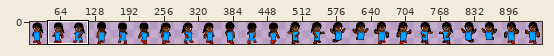
Sprite sheet, stored at graphics/sprite-blue-dress-girl.png. Above, an overview of the earlier version with the close-up marked.
Close-up. As it was:
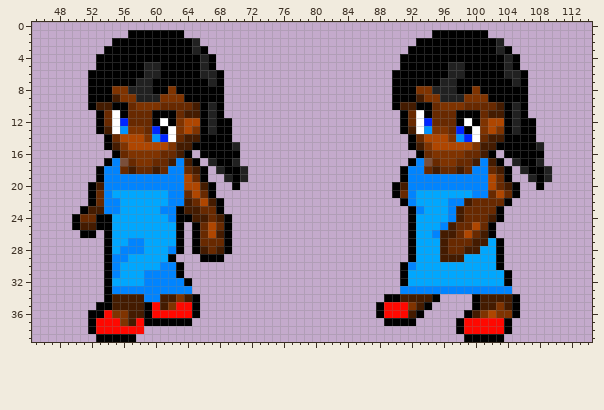
The file is 960x40 pixels. Colours within 5 levels of each other are drawn and written as one. Shown: x 45..114, y 0..39. The wide view leaves out empty margins.
Now the later version:
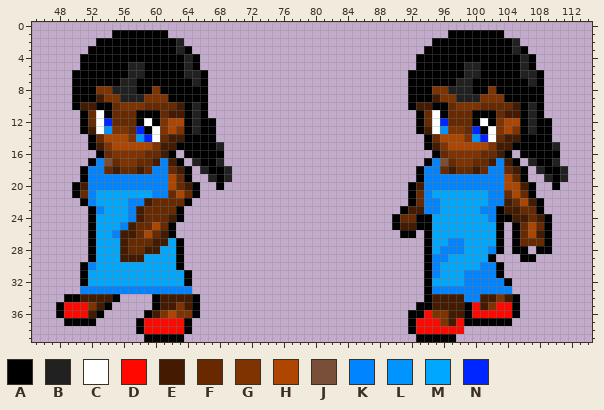
Palette (. is transparent): A #000000  B #212121  C #ffffff  D #ff0800  E #441b00  F #682900  G #7f3300  H #af4600  J #7a4f3a  K #0084ff  L #0094ff  M #00a7ff  N #0026ff
Change:
@@ x 45..114 @@
  0 ......................................................................
- 1 ............AAAAAAA...............................AAAAAAA.............
- 2 ..........AAAAAAAAAAB...........................AAAAAAAAAAB...........
- 3 .........AAAAAAAAAAABA.........................AAAAAAAAAAABA..........
- 4 ........AAAAAAAAAAAAABA.......................AAAAAAAAAAAAABA.........
- 5 ........AAAAAABBAAAAABA.......................AAAAAABBAAAAABA.........
- 6 .......AAAAAAABBAAAAABBA.....................AAAAAAABBAAAAABBA........
- 7 .......AAAAAABBAAAAAAABA.....................AAAAAABBAAAAAAABA........
- 8 .......AAAGGBBBAAGAAAAAA.....................AAAGGBBBAAGAAAAAA........
- 9 .......AAAEGGBBBGGGAAAAA.....................AAAEGGBBBGGGAAAAA........
-10 .......AEEAAFGGGFFFFEABA.....................AEEAAFGGGFFFFEABA........
-11 ........AFCAFFFAAAFEEABA......................AFCAFFFAAAFEEABA........
-12 ........AFCNFFFACAGHHABAA.....................AFCNFFFACAGHHABAA.......
-13 ........AECLGGFNACGHGABAA.....................AECLGGFNACGHGABAA.......
-14 .........AFHHHGLNCFEEAAAA......................AFHHHGLNCFEEAAAA.......
-15 .........AEGHHHHHGEEAAAAAB.....................AEGHHHHHGEEAAAAAB......
-16 ..........AFGGGGFFEA.AAAAA......................AFGGGGFFEA.AAAAA......
-17 .........AKJFGGFFEKEA.BAAB.....................AKJFGGFFEKEA.BAAB......
-18 ........AKKFEFFEFKKFEA.BAAB...................AKKFEFFEFKKFEA.BAAB.....
-19 ........AKKKKKKKKKKHFA..BAB...................AKKKKKKKKKKHFA..BAB.....
-20 .......AEKKKKKKKKKKHHEA..A...................AEKKKKKKKKKKHFEA..A......
-21 .......AFKMMMMMMMKKFHFA......................AFKMMMMMMMKKFHFA.........
-22 .......AFKKMMMMMMKKEFHEA......................AKMMMMKKEFFFFA..........
-23 ......AEEKKMMMMMKKAEEFFA.......................AKMMMKEFFFFA...........
-24 .....AFFAAMMMMMMMKAAEEFEA......................AMMMMKEFFFEA...........
-25 .....AEEAAMMMMMMMMA.AFHFA......................AMMMKEFFHFA............
-26 ......AA.AMMMMMMMMA.AFHEA......................AMMKEEFHFEA............
-27 .........AMMKKMMMMA.AFFFA......................AMMMEFFFEEMA...........
-28 .........AMKKKMMMKA.AEFEA......................AMMMEFFEEMMA...........
-29 .........AKKMMMMMA...AAA.......................AMMMEEEMMMMA...........
-30 .........AKMMMMMKKA...........................AKMMMMMMMMMMA...........
-31 .........AKMMMKKKKA...........................AMMMMMMMMMMMMA..........
-32 .........AMMMMKKKKKA..........................AMMMMMMMMMMMMA..........
-33 .........AKKKKKKKKKK..........................KKKKKKKKKKKKKK..........
-34 .........AEEEEKKEEGEA.......................AAEEEEA....AEEEEA.........
-35 ........AAEEEEADEGDDA......................ADDDGEA.....AEEGEA.........
-36 .......AADGGEEADDDDDA......................ADDDEA.....AEGHGGA.........
-37 .......ADDDGEDAAAAAA........................AAAA.....ADDDDDA..........
-38 .......ADDDDDD.......................................ADDDDDA..........
-39 ........AAAAA.........................................AAAAA...........
+ 1 ..........AAAAAAA...................................AAAAAAA...........
+ 2 ........AAAAAAAAAAB...............................AAAAAAAAAAB.........
+ 3 .......AAAAAAAAAAABA.............................AAAAAAAAAAABA........
+ 4 ......AAAAAAAAAAAAABA...........................AAAAAAAAAAAAABA.......
+ 5 ......AAAAAABBAAAAABA...........................AAAAAABBAAAAABA.......
+ 6 .....AAAAAAABBAAAAABBA.........................AAAAAAABBAAAAABBA......
+ 7 .....AAAAAABBAAAAAAABA.........................AAAAAABBAAAAAAABA......
+ 8 .....AAAGGBBBAAGAAAAAA.........................AAAGGBBBAAGAAAAAA......
+ 9 .....AAAEGGBBBGGGAAAAA.........................AAAEGGBBBGGGAAAAA......
+10 .....AEEAAFGGGFFFFEABA.........................AEEAAFGGGFFFFEABA......
+11 ......AFCAFFFAAAFEEABA..........................AFCAFFFAAAFEEABA......
+12 ......AFCNFFFACAGHHABAA.........................AFCNFFFACAGHHABAA.....
+13 ......AECLGGFNACGHGABAA.........................AECLGGFNACGHGABAA.....
+14 .......AFHHHGLNCFEEAAAA..........................AFHHHGLNCFEEAAAA.....
+15 .......AEGHHHHHGEEAAAAAB.........................AEGHHHHHGEEAAAAAB....
+16 ........AFGGGGFFEA.AAAAA..........................AFGGGGFFEA.AAAAA....
+17 .......AKJFGGFFEKEA.BAAB.........................AKJFGGFFEKEA.BAAB....
+18 ......AKKFEFFEFKKFEA.BAAB.......................AKKFEFFEFKKFEA.BAAB...
+19 ......AKKKKKKKKKKHFA..BAB.......................AKKKKKKKKKKHFA..BAB...
+20 .....AEKKKKKKKKKKHFEA..A.......................AEKKKKKKKKKKHHEA..A....
+21 .....AFKMMMMMMMKKFHFA..........................AFKMMMMMMMKKFHFA.......
+22 ......AKMMMMKKEFFFFA...........................AFKKMMMMMMKKEFHEA......
+23 .......AKMMMKEFFFFA...........................AEEKKMMMMMKKAEEFFA......
+24 .......AMMMMKEFFFEA..........................AFFAAMMMMMMMKAAEEFEA.....
+25 .......AMMMKEFFHFA...........................AEEAAMMMMMMMMA.AFHFA.....
+26 .......AMMKEEFHFEA............................AA.AMMMMMMMMA.AFHEA.....
+27 .......AMMMEFFFEEMA..............................AMMKKMMMMA.AFFFA.....
+28 .......AMMMEFFEEMMA..............................AMKKKMMMKA.AA.AA.....
+29 .......AMMMEEEMMMMA..............................AKKMMMMMA...AA.......
+30 ......AKMMMMMMMMMMA..............................AKMMMMMKKA...........
+31 ......AMMMMMMMMMMMMA.............................AKMMMKKKKA...........
+32 ......AMMMMMMMMMMMMA.............................AMMMMKKKKKA..........
+33 ......KKKKKKKKKKKKKK.............................AKKKKKKKKKK..........
+34 ....AAEEEEA....AEEEEA............................AEEEEKKEEGEA.........
+35 ...ADDDGEA.....AEEGEA...........................AAEEEEADEGDDA.........
+36 ...ADDDEA.....AEGHGGA..........................AADGGEEADDDDDA.........
+37 ....AAAA.....ADDDDDA...........................ADDDGEDAAAAAA..........
+38 .............ADDDDDA...........................ADDDDDD................
+39 ..............AAAAA.............................AAAAA.................
Where, in picture pixels (left, top, right, bottom), the same in both close-ups:
changed: (56, 30, 248, 342)
changed: (376, 30, 568, 342)
